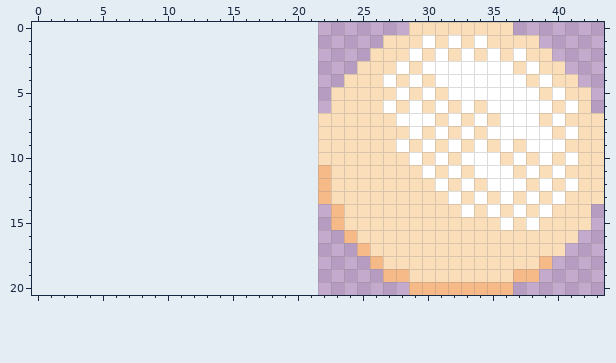
A pixel-art sprite gets an edit: assets/images/scoops/vanilla_ball.png. The first picture shows the starting point.
The file is 22x21 pixels. The old version is drawn lined up with the new one, on the new canvas.
Once edited:
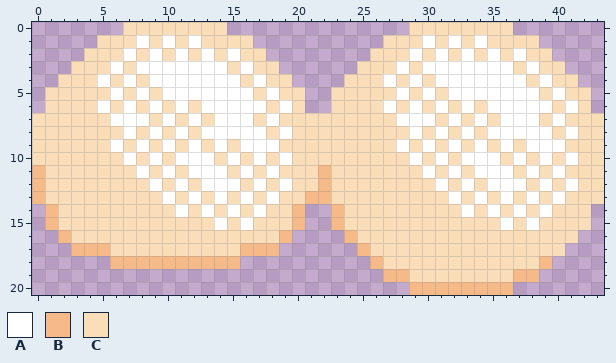
Palette (. is transparent): A #ffffff  B #f6ba89  C #fadeb9
Change:
canvas 22x21 -> 44x21, the old top-left corner now at 22,0
Colour A now appears in row 1 at x 8, 10 and 12; in row 2 at x 7, 9, 11, 13 and 15; in row 3 at x 6, 8 to 14 and 16; in row 4 at x 5, 7, 9 to 15 and 17; in row 5 at x 6, 8, 10 to 16 and 18; in row 6 at x 5, 7, 9, 11, 13 to 17 and 19.
Colour A now appears in row 7 at x 6 to 8, 10, 12, 14 to 16 and 18; in row 8 at x 7, 9, 11, 13 to 17 and 19; in row 9 at x 6, 8, 10, 12, 14 and 16 to 18; in row 10 at x 7, 9, 11 to 13, 15, 17 and 19; in row 11 at x 8, 10, 12 to 14, 16 and 18; in row 12 at x 9, 11, 13 to 15, 17 and 19.
Colour A now appears in row 13 at x 10, 12, 14, 16 and 18; in row 14 at x 11, 13, 15 and 17; in row 15 at x 14 and 16.
Colour B now appears in rows 11 to 12 at x 0; in row 13 at x 0 and 21; in rows 14 to 15 at x 1 and 20; in row 16 at x 2 and 19; in row 17 at x 3 to 5 and 16 to 18; in row 18 at x 6 to 15.
Colour C now appears in row 0 at x 7 to 14; in row 1 at x 5 to 7, 9, 11 and 13 to 16; in row 2 at x 4 to 6, 8, 10, 12, 14 and 16 to 17; in row 3 at x 3 to 5, 7, 15 and 17 to 18; in row 4 at x 2 to 4, 6, 8, 16 and 18 to 19; in row 5 at x 1 to 5, 7, 9, 17 and 19 to 20.
Colour C now appears in row 6 at x 1 to 4, 6, 8, 10, 12, 18 and 20; in row 7 at x 0 to 5, 9, 11, 13, 17 and 19 to 21; in row 8 at x 0 to 6, 8, 10, 12, 18 and 20 to 21; in row 9 at x 0 to 5, 7, 9, 11, 13, 15 and 19 to 21; in row 10 at x 0 to 6, 8, 10, 14, 16, 18 and 20 to 21; in row 11 at x 1 to 7, 9, 11, 15, 17 and 19 to 21.
Colour C now appears in row 12 at x 1 to 8, 10, 12, 16, 18 and 20 to 21; in row 13 at x 1 to 9, 11, 13, 15, 17 and 19 to 20; in row 14 at x 2 to 10, 12, 14, 16 and 18 to 19; in row 15 at x 2 to 13, 15 and 17 to 19; in row 16 at x 3 to 18; in row 17 at x 6 to 15.
